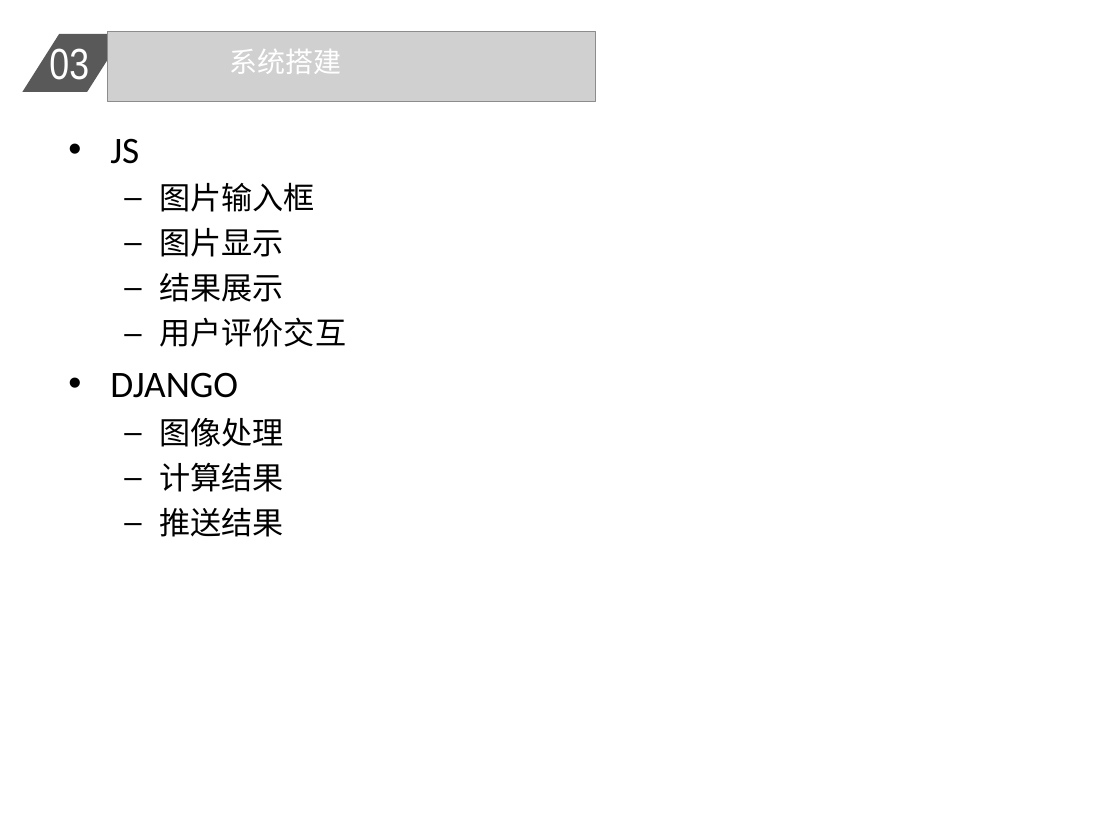
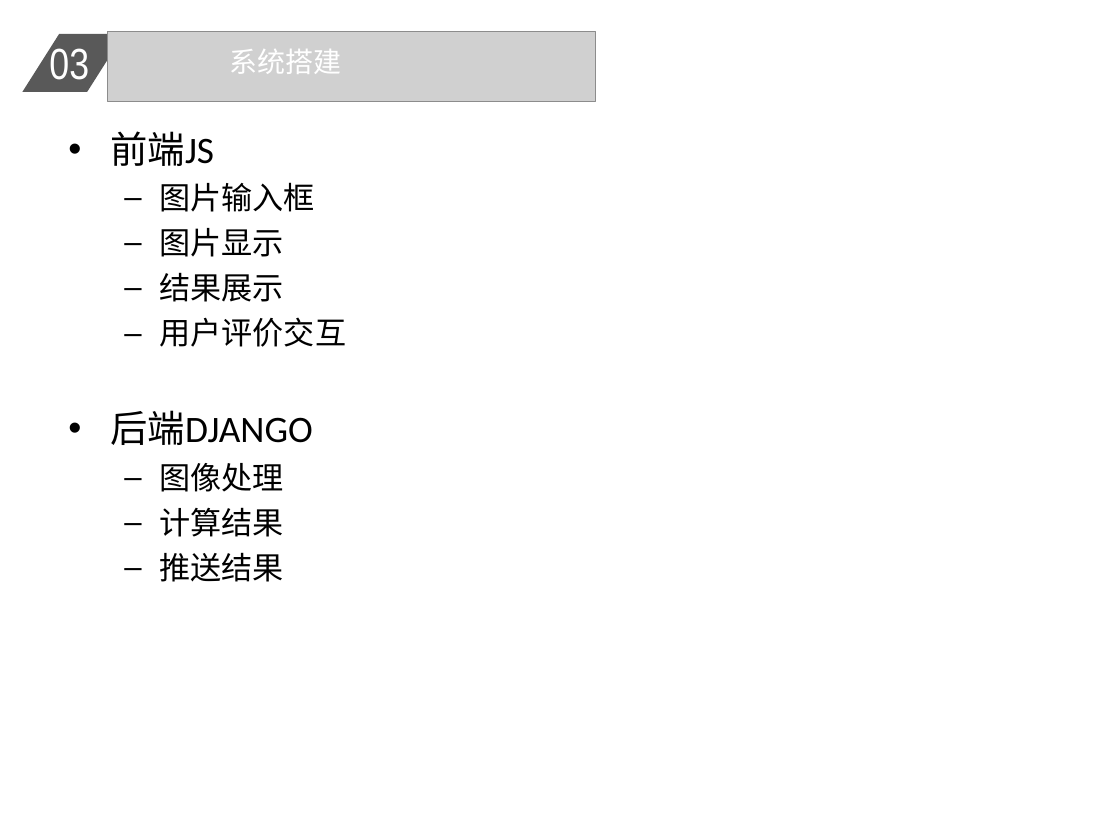
Before and after one commit to zhuyi55/img_caption, a slide deck: slide 7 of documents/report_2.ppt. Drawn at 1120x840 pixels with LibreOffice and Linux fonts; fonts in the diff are those of the drawing; grey boxes stand for pictures. Boxes give left, top, right and bottom in pixels: in the first picture for what was removed or moved away, otherwise in the second. Text is boxed around its words. In the diff, an @@ line names an element or a change of style, - is before the commit and + after.

```diff
--- a/documents/report_2.ppt
+++ b/documents/report_2.ppt
@@ text at (110,131,214,166): text changed @@
-• JS
+• 前端JS
@@ text at (110,410,312,445): text changed @@
-• DJANGO
+• 后端DJANGO
```
Also in this commit, not shown: 5 other slides changed, 2 slides added, 1 slide removed, 1 other file.
